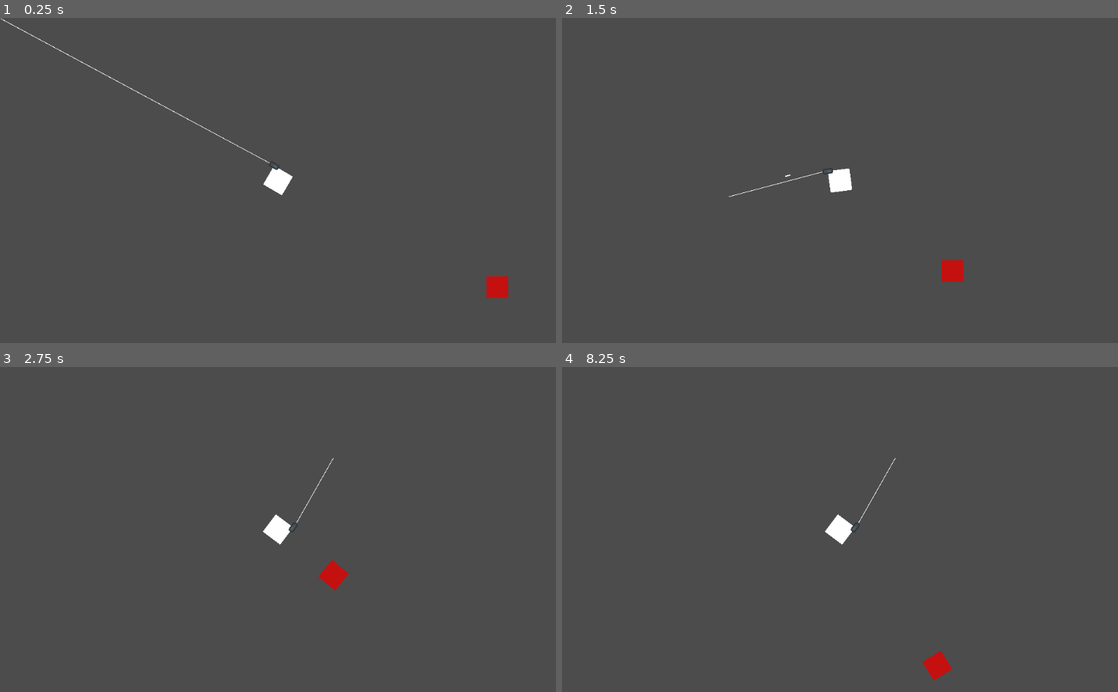
Above: before the commit, frames 1-4 (two rows, left to right).
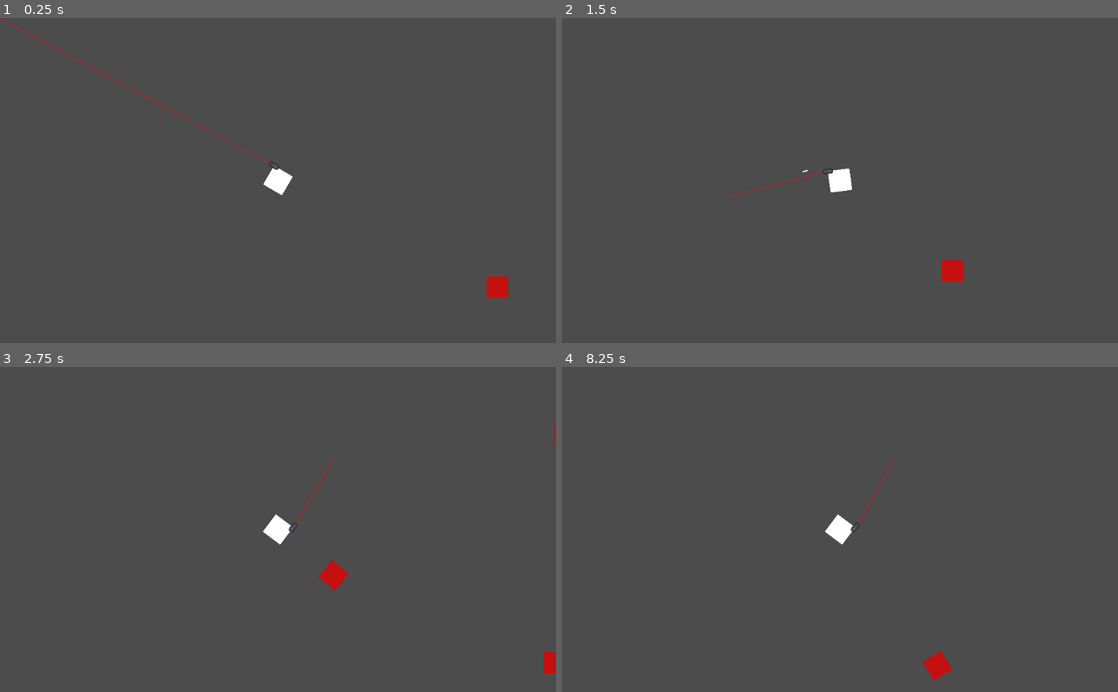
Above: after the commit, the same moments.

Repository: Eniiqz/CubeZ
Game: Godot game, scene res://World/World.tscn
Same seed, same stepped clock (60 frames per second), same inputs: the game is played once before the commit and once after it.
Inputs (mouse positions are in pixels of both pictures, inside the frame that each line leads up to):
- Up to frame 1 (0.25 s): no input
- Up to frame 2 (1.5 s): tap Enter at 0.5 s; move the mouse to (962, 164) at 0.52 s; hold D (move_right) 0.53-1.28 s; hold Shift (move_sprint) 0.53-1.28 s; move the mouse to (728, 196) at 1.27 s; hold S (move_down) from 1.28 s (still down); click (728, 196) at 1.35 s
- Up to frame 3 (2.75 s): move the mouse to (333, 458) at 2.02 s; release S (move_down) at 2.03 s; hold D (move_right) from 2.03 s (still down); tap 1 (weapon_slot_1) at 2.1 s
- Up to frame 4 (8.25 s): move the mouse to (812, 594) at 2.77 s; release D (move_right) at 2.78 s; hold W (move_up) 2.78-3.53 s; tap 2 (weapon_slot_2) at 2.85, 5.85 s; move the mouse to (1006, 578) at 3.52 s; hold Shift (move_sprint) 3.53-4.28 s; hold A (move_left) 3.53-5.03 s; move the mouse to (673, 480) at 4.27 s; click (673, 480) at 4.35 s; move the mouse to (867, 529) at 5.02 s; hold S (move_down) 5.03-5.78 s; tap 1 (weapon_slot_1) at 5.1, 8.1 s; move the mouse to (756, 448) at 5.77 s; hold D (move_right) 5.78-6.53 s; move the mouse to (962, 513) at 6.52 s; hold W (move_up) 6.53-7.28 s; hold Shift (move_sprint) 6.53-7.28 s; move the mouse to (728, 545) at 7.27 s; hold D (move_right) 7.28-8.03 s; click (728, 545) at 7.35 s; move the mouse to (895, 458) at 8.02 s; hold S (move_down) from 8.03 s (still down)

The runs differ from the first frame. In frame 1, 0.2% of the frame differs, in the area x 0-49%, y 0-45%; in frame 2, less than 0.1%; in frame 3, 0.2%, in the area x 53-100%, y 17-95%; in frame 4, less than 0.1%.

Commit message:
Small changes

Diff:
--- a/Player/Player.tscn
+++ b/Player/Player.tscn
@@ -30,7 +30,7 @@
 damage = 23
 max_range = 1450
 reload_time = 2.4
-bullet_velocity = 1000
+bullet_velocity = 500
 
 [node name="Sprite" parent="WeaponManager/Pistol" index="1"]
 texture = ExtResource( 4 )
@@ -41,6 +41,9 @@
 [node name="SMG" parent="WeaponManager" instance=ExtResource( 5 )]
 max_range = 1500
 bullet_velocity = 750
+
+[node name="Line2D" parent="WeaponManager/SMG" index="3"]
+default_color = Color( 1, 1, 1, 1 )
 
 [node name="Reload" parent="WeaponManager/SMG" index="4"]
 one_shot = false
--- a/Weapons/Weapon.tscn
+++ b/Weapons/Weapon.tscn
@@ -17,7 +17,7 @@
 [node name="Line2D" type="Line2D" parent="."]
 points = PoolVector2Array( 0, 0, 0, 0 )
 width = 1.0
-default_color = Color( 1, 1, 1, 1 )
+default_color = Color( 0.996078, 0.0509804, 0.0509804, 1 )
 
 [node name="Reload" type="Timer" parent="."]
 one_shot = true
--- a/Weapons/WeaponManager.gd
+++ b/Weapons/WeaponManager.gd
@@ -18,7 +18,6 @@
 		switch_weapon($Pistol)
 	current_weapon.show()
 	set_process_input(true)
-
 
 func switch_weapon(weapon):
 	if weapon != current_weapon and current_weapon != null:
@@ -55,7 +54,6 @@
 	NewBullet.set_weapon_fired_from(current_weapon)
 
 func on_bullet_hit(object_hit):
-	print(object_hit)
 	if object_hit is KinematicBody2D and object_hit.is_in_group("Zombie"):
 		object_hit.health -= current_weapon.damage
 
--- a/World/World.tscn
+++ b/World/World.tscn
@@ -5,9 +5,15 @@
 
 [node name="World" type="Node2D"]
 
+[node name="Zombie3" parent="." instance=ExtResource( 2 )]
+position = Vector2( 914.703, 471.211 )
+
 [node name="Player" parent="." instance=ExtResource( 1 )]
 position = Vector2( 103.75, 112.75 )
 
 [node name="Zombie" parent="." instance=ExtResource( 2 )]
 position = Vector2( 507.909, 309.66 )
 collision_mask = 3
+
+[node name="Zombie2" parent="." instance=ExtResource( 2 )]
+position = Vector2( 935.011, 48.2659 )
--- a/Zombie/Zombie.gd
+++ b/Zombie/Zombie.gd
@@ -3,14 +3,12 @@
 export onready var TargetedPlayer = null
 export var can_move = false
 export var can_look_at_player = false
-export var type = "Enemy"
 
 export var max_health = 100
 export var health  = 100 setget set_health, get_health
 var previous_health = health
 
 onready var ZombieArea = get_node("Area2D")
-
 
 signal on_damage
 signal on_health_given
@@ -33,9 +31,7 @@
 
 func set_health(new_health):
 	previous_health = health
-	if new_health < 0:
-		new_health = 0
-	health = new_health
+	health = max(0, new_health)
 	on_health_update()
 
 func get_health():
